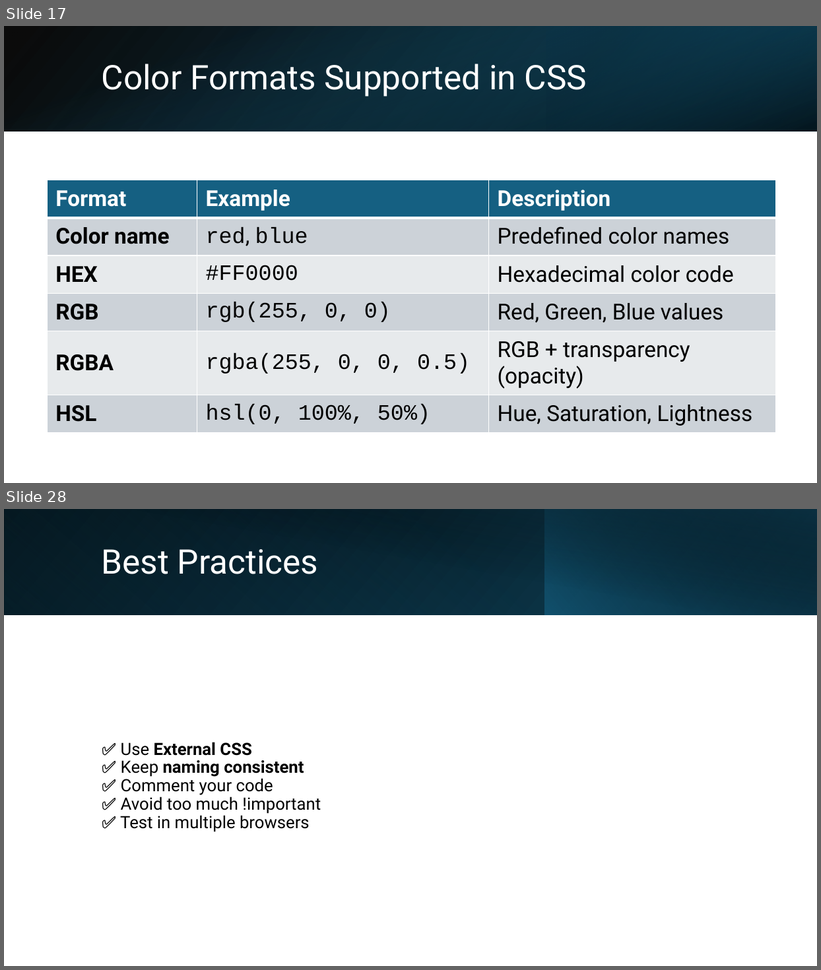
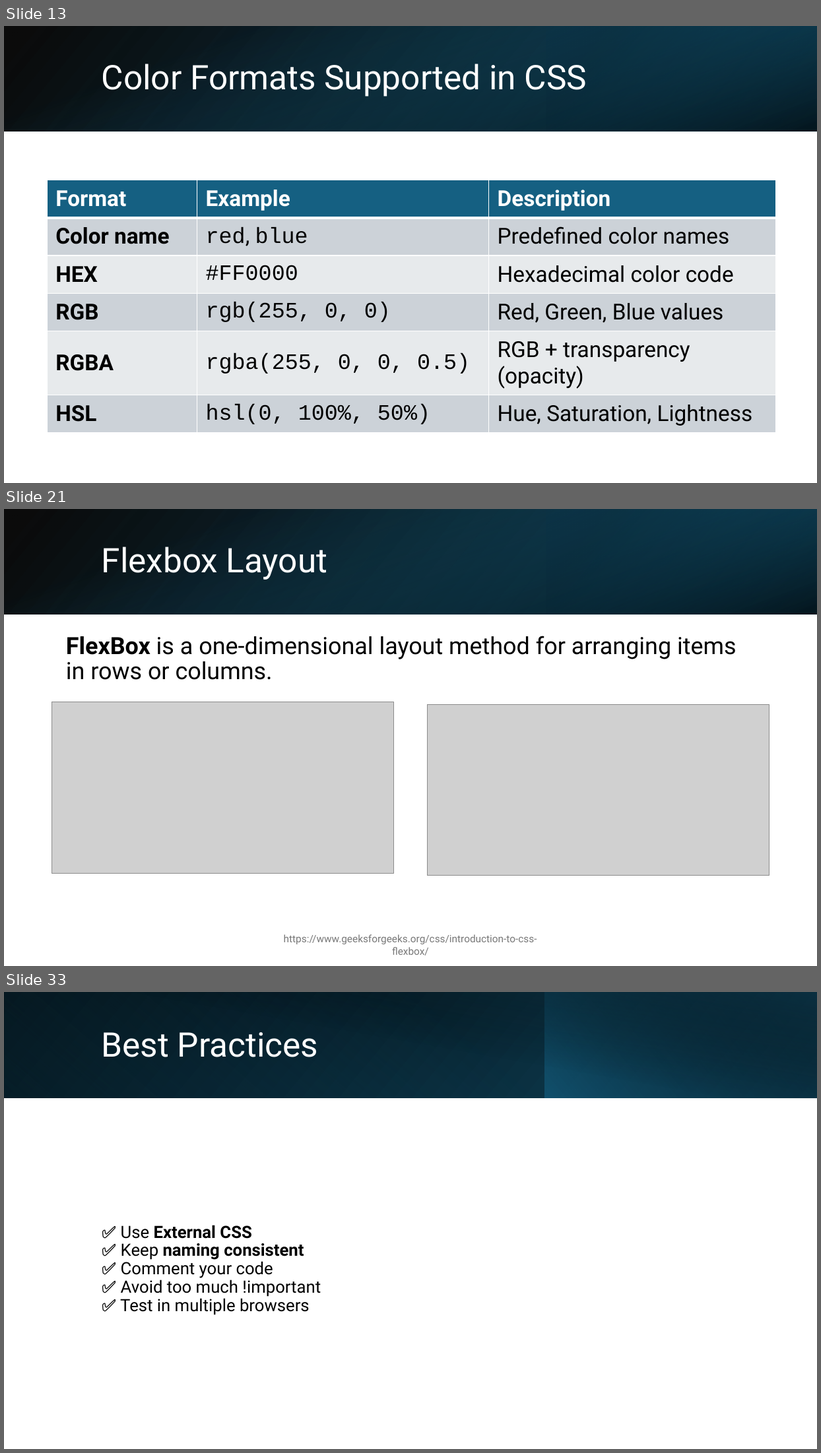
Before and after one commit to mahadi-21/Web-Development, a slide deck: CSS.pptx. Shown one above the other, each under a label of ours: slides 17 and 28 before the commit, slides 13, 21 and 33 after it; the slides between them are not shown. The pictures are 821x970 and 821x1453 pixels, drawn with LibreOffice and Linux fonts; fonts in the diff are those of the drawing; grey boxes stand for pictures. Boxes give left, top, right and bottom in pixels: in the first picture for what was removed or moved away, otherwise in the second. Text is boxed around its words. In the diff, an @@ line names an element or a change of style, - is before the commit and + after.

```diff
--- a/CSS.pptx
+++ b/CSS.pptx
@@ slide 21 added at (4,509,817,966), background #FFFFFF @@
@@ rectangle added at (4,509,817,614), fill gradient #000000 to #104862 @@
@@ rectangle added at (4,509,817,614), fill gradient #156082 to #000000 @@
@@ rectangle added at (547,509,817,614), fill gradient #0B3041 to #156082 @@
@@ title added at (102,547,327,580), 40 pt, text #FFFFFF @@
+Flexbox Layout
@@ text added at (66,636,737,680), 28 pt, text #000000 @@
+FlexBox is a one-dimensional layout method for arranging items in rows or columns.
@@ picture added at (52,702,394,874) @@
@@ picture added at (427,705,770,876) @@
@@ text added at (284,935,537,956), 12 pt, text #797979 @@
+https://www.geeksforgeeks.org/css/introduction-to-css-flexbox/
@@ what was slide 17 is now slide 13 @@
@@ what was slide 28 is now slide 33 @@
```
Also in this commit, not shown: 7 slides changed, 11 other slides added, 7 slides removed.
